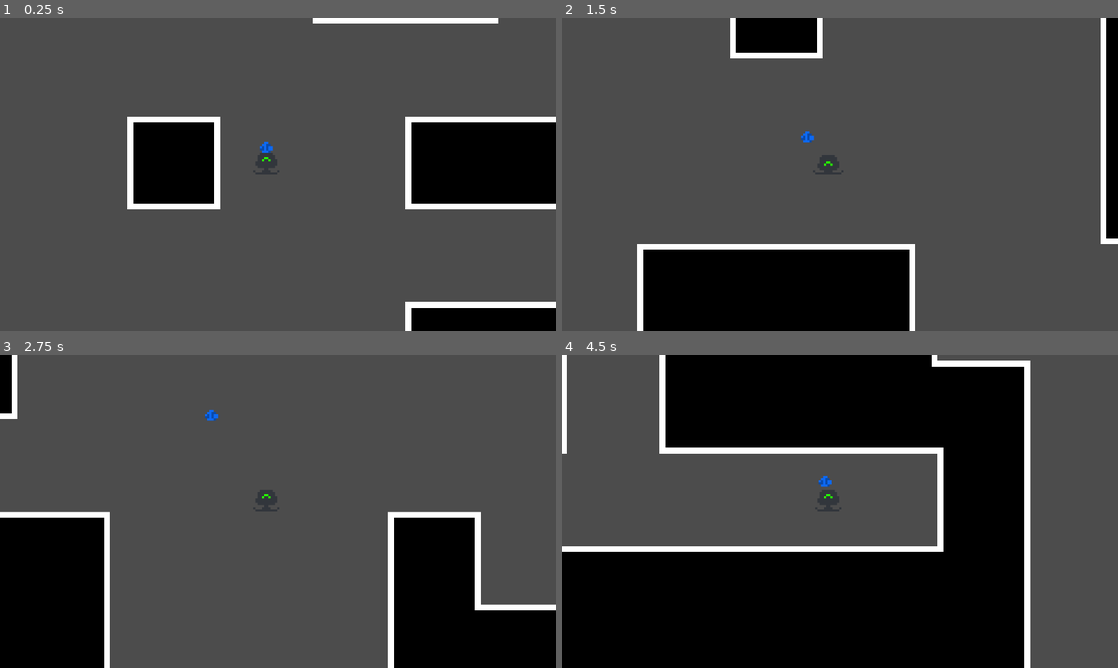
Above: before the commit, frames 1-4 (two rows, left to right).
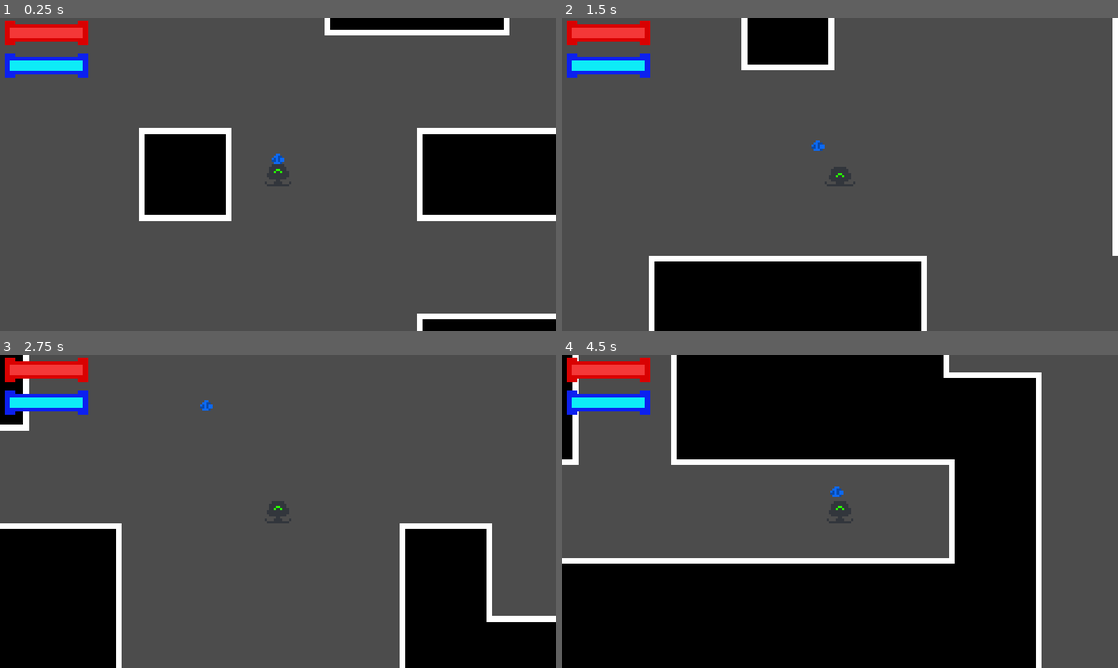
Above: after the commit, the same moments.

Repository: OneTachi/first-summer-jam-2021
Game: Godot game, scene res://World/World.tscn
Two runs of this game, one before a commit and one after it. Both use one fixed random seed, a clock stepped at 60 frames per second and the inputs below.
Inputs (mouse positions are in pixels of both pictures, inside the frame that each line leads up to):
- Up to frame 1 (0.25 s): no input
- Up to frame 2 (1.5 s): tap Enter (ui_accept) at 0.5, 0.77 s; move the mouse to (962, 158) at 0.52 s; hold Right (ui_right) 0.53-1.28 s; click (962, 158) at 0.67 s; move the mouse to (728, 190) at 1.27 s; hold Down (ui_down) from 1.28 s (still down); click (728, 190) at 1.42 s
- Up to frame 3 (2.75 s): tap Enter (ui_accept) at 1.52 s; move the mouse to (333, 442) at 2.02 s; release Down (ui_down) at 2.03 s; hold Right (ui_right) from 2.03 s (still down); click (333, 442) at 2.17 s
- Up to frame 4 (4.5 s): move the mouse to (812, 574) at 2.77 s; release Right (ui_right) at 2.78 s; hold Up (ui_up) 2.78-3.53 s; click (812, 574) at 2.92 s; tap Enter (ui_accept) at 3.02, 3.5, 3.77, 4.25 s; move the mouse to (1006, 558) at 3.52 s; hold Left (ui_left) from 3.53 s (still down); click (1006, 558) at 3.67 s; move the mouse to (673, 464) at 4.27 s; click (673, 464) at 4.42 s

The runs differ from the first frame. In frame 1, 13% of the frame differs, in the area x 0-100%, y 0-100%; in frame 2, 10%; in frame 3, 9.1%; in frame 4, 15%, in the area x 0-87%, y 0-100%.

Commit message:
HP Bar Add

Diff:
--- /dev/null
+++ b/Enemies/LazerBot.gd
@@ -0,0 +1,5 @@
+extends KinematicBody2D
+
+
+func _ready():
+	pass
--- /dev/null
+++ b/Enemies/LazerBot.tscn
@@ -0,0 +1,21 @@
+[gd_scene load_steps=4 format=2]
+
+[ext_resource path="res://Assets/EnemyBot.png" type="Texture" id=1]
+[ext_resource path="res://Enemies/LazerBot.gd" type="Script" id=2]
+
+[sub_resource type="CircleShape2D" id=1]
+radius = 5.16319
+
+[node name="LazerBot" type="KinematicBody2D"]
+collision_layer = 4
+collision_mask = 11
+script = ExtResource( 2 )
+
+[node name="Sprite" type="Sprite" parent="."]
+scale = Vector2( 0.75, 0.75 )
+texture = ExtResource( 1 )
+hframes = 2
+
+[node name="CollisionShape2D" type="CollisionShape2D" parent="."]
+position = Vector2( 0, 0.787451 )
+shape = SubResource( 1 )
--- a/Player/Egg.gd
+++ b/Player/Egg.gd
@@ -1,8 +1,13 @@
 extends KinematicBody2D
 
 onready var player = $"../Player"
+onready var health_bar = $"../CanvasLayer/HR"
+onready var soul_bar = $"../CanvasLayer/SR"
 onready var anim = $AnimationPlayer
 onready var coll_shape = $CollisionShape2D
+onready var hitbox = $Hitbox/CollisionShape2D
+onready var hurtbox = $Hurtbox/CollisionShape2D
+onready var pickupbox = $Pickupbox/CollisionShape2D
 
 const MAX_SPEED = 120
 const MIN_SPEED = 60
@@ -20,12 +25,27 @@
 var max_speed
 var friction = 1
 
+var health setget set_health
+var soul setget set_soul
+
+func set_health(value):
+	health = value
+	health_bar.rect_size.x = 17.3 * value
+
+func set_soul(value):
+	soul = value
+	soul_bar.rect_size.x = 1.73 * value
+
+func _ready():
+	self.health = 10
 
 func _physics_process(delta):
 	match state:
 		CARRY:
 			global_position = player.position + Vector2(0, -5)
 			anim.play("carried")
+			hitbox.disabled = true
+			pickupbox.disabled = true
 
 		THROW:
 			var distance = position.distance_to(mouse_position)
@@ -39,7 +59,7 @@
 				state = ON_FLOOR
 
 		ON_FLOOR:
-			pass
+			pickupbox.disabled = false
 
 func _input(event):
 	if event is InputEventMouseButton and event.button_index == BUTTON_LEFT and state == CARRY:
@@ -47,8 +67,16 @@
 		var egg_position = self.global_position
 		direction = egg_position.direction_to(mouse_position)
 		anim.play("still")
+
+		#Setting Variables
 		throw_speed = MAX_SPEED
 		max_speed = MAX_SPEED
 		min_speed = MIN_SPEED
 		state = THROW
 		friction = 1
+		hitbox.disabled = false
+
+
+func _on_Pickupbox_body_entered(body):
+	if state == ON_FLOOR:
+		state = CARRY
--- a/Player/Egg.tscn
+++ b/Player/Egg.tscn
@@ -44,6 +44,9 @@
 [sub_resource type="CircleShape2D" id=5]
 radius = 2.86869
 
+[sub_resource type="CircleShape2D" id=6]
+radius = 3.99289
+
 [node name="Egg" type="KinematicBody2D"]
 scale = Vector2( 0.75, 0.75 )
 collision_layer = 8
@@ -56,23 +59,36 @@
 frame = 4
 
 [node name="CollisionShape2D" type="CollisionShape2D" parent="."]
+visible = false
 rotation = 1.5708
 shape = SubResource( 1 )
 
 [node name="AnimationPlayer" type="AnimationPlayer" parent="."]
+autoplay = "carried"
 anims/carried = SubResource( 2 )
 anims/still = SubResource( 3 )
 
 [node name="Hitbox" type="Area2D" parent="."]
-collision_layer = 8
+collision_layer = 0
 collision_mask = 4
 
 [node name="CollisionShape2D" type="CollisionShape2D" parent="Hitbox"]
+visible = false
 shape = SubResource( 4 )
 
 [node name="Hurtbox" type="Area2D" parent="."]
-collision_layer = 8
+collision_layer = 0
 collision_mask = 4
 
 [node name="CollisionShape2D" type="CollisionShape2D" parent="Hurtbox"]
+visible = false
 shape = SubResource( 5 )
+
+[node name="Pickupbox" type="Area2D" parent="."]
+collision_layer = 0
+collision_mask = 2
+
+[node name="CollisionShape2D" type="CollisionShape2D" parent="Pickupbox"]
+shape = SubResource( 6 )
+
+[connection signal="body_entered" from="Pickupbox" to="." method="_on_Pickupbox_body_entered"]
--- a/Player/Player.gd
+++ b/Player/Player.gd
@@ -1,4 +1,5 @@
 extends KinematicBody2D
+
 
 
 func _physics_process(delta):
--- a/Player/Player.tscn
+++ b/Player/Player.tscn
@@ -21,19 +21,25 @@
 "update": 1,
 "values": [ 0, 1, 0 ]
 }
+tracks/1/type = "method"
+tracks/1/path = NodePath(".")
+tracks/1/interp = 1
+tracks/1/loop_wrap = true
+tracks/1/imported = false
+tracks/1/enabled = true
+tracks/1/keys = {
+"times": PoolRealArray(  ),
+"transitions": PoolRealArray(  ),
+"values": [  ]
+}
 
 [node name="Player" type="KinematicBody2D"]
 collision_layer = 2
 script = ExtResource( 2 )
 
 [node name="Camera2D" type="Camera2D" parent="."]
-offset = Vector2( 4, 4 )
 current = true
 zoom = Vector2( 0.15, 0.15 )
-drag_margin_left = 0.5
-drag_margin_top = 0.5
-drag_margin_right = 0.5
-drag_margin_bottom = 0.5
 editor_draw_drag_margin = true
 
 [node name="Sprite" type="Sprite" parent="."]
@@ -41,7 +47,6 @@
 scale = Vector2( 0.75, 0.75 )
 texture = ExtResource( 1 )
 hframes = 5
-frame = 1
 
 [node name="CollisionShape2D" type="CollisionShape2D" parent="."]
 visible = false
--- a/World/World.tscn
+++ b/World/World.tscn
@@ -1,7 +1,12 @@
-[gd_scene load_steps=52 format=2]
+[gd_scene load_steps=54 format=2]
 
 [ext_resource path="res://Assets/RandomLevelGenTileset.png" type="Texture" id=1]
 [ext_resource path="res://World/World.gd" type="Script" id=2]
+[ext_resource path="res://Assets/HPBar.png" type="Texture" id=3]
+[ext_resource path="res://Assets/LevelBar.png" type="Texture" id=4]
+
+[sub_resource type="ConvexPolygonShape2D" id=1]
+points = PoolVector2Array( 0, 0, 32, 0, 32, 32, 0, 32 )
 
 [sub_resource type="ConvexPolygonShape2D" id=2]
 points = PoolVector2Array( 0, 0, 32, 0, 32, 32, 0, 32 )
@@ -103,10 +108,10 @@
 points = PoolVector2Array( 0, 0, 32, 0, 32, 32, 0, 32 )
 
 [sub_resource type="ConvexPolygonShape2D" id=35]
-points = PoolVector2Array( 0, 0, 32, 0, 32, 32, 0, 32 )
+points = PoolVector2Array( 0, 32, 32, 32, 32, 32, 0, 32 )
 
 [sub_resource type="ConvexPolygonShape2D" id=36]
-points = PoolVector2Array( 0, 32, 32, 32, 32, 32, 0, 32 )
+points = PoolVector2Array( 0, 0, 32, 0, 32, 32, 0, 32 )
 
 [sub_resource type="ConvexPolygonShape2D" id=37]
 points = PoolVector2Array( 0, 0, 32, 0, 32, 32, 0, 32 )
@@ -144,10 +149,7 @@
 [sub_resource type="ConvexPolygonShape2D" id=48]
 points = PoolVector2Array( 0, 0, 32, 0, 32, 32, 0, 32 )
 
-[sub_resource type="ConvexPolygonShape2D" id=49]
-points = PoolVector2Array( 0, 0, 32, 0, 32, 32, 0, 32 )
-
-[sub_resource type="TileSet" id=1]
+[sub_resource type="TileSet" id=49]
 0/name = "RandomLevelGenTileset.png 0"
 0/texture = ExtResource( 1 )
 0/tex_offset = Vector2( 0, 0 )
@@ -167,296 +169,296 @@
 0/navigation_offset = Vector2( 0, 0 )
 0/shape_offset = Vector2( 0, 0 )
 0/shape_transform = Transform2D( 1, 0, 0, 1, 0, 0 )
-0/shape = SubResource( 2 )
+0/shape = SubResource( 1 )
 0/shape_one_way = false
 0/shape_one_way_margin = 1.0
 0/shapes = [ {
 "autotile_coord": Vector2( 0, 0 ),
 "one_way": false,
 "one_way_margin": 1.0,
+"shape": SubResource( 1 ),
+"shape_transform": Transform2D( 1, 0, 0, 1, 0, 0 )
+}, {
+"autotile_coord": Vector2( 1, 0 ),
+"one_way": false,
+"one_way_margin": 1.0,
 "shape": SubResource( 2 ),
 "shape_transform": Transform2D( 1, 0, 0, 1, 0, 0 )
 }, {
-"autotile_coord": Vector2( 1, 0 ),
+"autotile_coord": Vector2( 2, 0 ),
 "one_way": false,
 "one_way_margin": 1.0,
 "shape": SubResource( 3 ),
 "shape_transform": Transform2D( 1, 0, 0, 1, 0, 0 )
 }, {
-"autotile_coord": Vector2( 2, 0 ),
+"autotile_coord": Vector2( 0, 1 ),
 "one_way": false,
 "one_way_margin": 1.0,
 "shape": SubResource( 4 ),
 "shape_transform": Transform2D( 1, 0, 0, 1, 0, 0 )
 }, {
-"autotile_coord": Vector2( 0, 1 ),
+"autotile_coord": Vector2( 3, 0 ),
 "one_way": false,
 "one_way_margin": 1.0,
 "shape": SubResource( 5 ),
 "shape_transform": Transform2D( 1, 0, 0, 1, 0, 0 )
 }, {
-"autotile_coord": Vector2( 3, 0 ),
+"autotile_coord": Vector2( 1, 1 ),
 "one_way": false,
 "one_way_margin": 1.0,
 "shape": SubResource( 6 ),
 "shape_transform": Transform2D( 1, 0, 0, 1, 0, 0 )
 }, {
-"autotile_coord": Vector2( 1, 1 ),
+"autotile_coord": Vector2( 2, 1 ),
 "one_way": false,
 "one_way_margin": 1.0,
 "shape": SubResource( 7 ),
 "shape_transform": Transform2D( 1, 0, 0, 1, 0, 0 )
 }, {
-"autotile_coord": Vector2( 2, 1 ),
+"autotile_coord": Vector2( 2, 2 ),
 "one_way": false,
 "one_way_margin": 1.0,
 "shape": SubResource( 8 ),
 "shape_transform": Transform2D( 1, 0, 0, 1, 0, 0 )
 }, {
-"autotile_coord": Vector2( 2, 2 ),
+"autotile_coord": Vector2( 1, 2 ),
 "one_way": false,
 "one_way_margin": 1.0,
 "shape": SubResource( 9 ),
 "shape_transform": Transform2D( 1, 0, 0, 1, 0, 0 )
 }, {
-"autotile_coord": Vector2( 1, 2 ),
+"autotile_coord": Vector2( 0, 2 ),
 "one_way": false,
 "one_way_margin": 1.0,
 "shape": SubResource( 10 ),
 "shape_transform": Transform2D( 1, 0, 0, 1, 0, 0 )
 }, {
-"autotile_coord": Vector2( 0, 2 ),
+"autotile_coord": Vector2( 0, 3 ),
 "one_way": false,
 "one_way_margin": 1.0,
 "shape": SubResource( 11 ),
 "shape_transform": Transform2D( 1, 0, 0, 1, 0, 0 )
 }, {
-"autotile_coord": Vector2( 0, 3 ),
+"autotile_coord": Vector2( 1, 3 ),
 "one_way": false,
 "one_way_margin": 1.0,
 "shape": SubResource( 12 ),
 "shape_transform": Transform2D( 1, 0, 0, 1, 0, 0 )
 }, {
-"autotile_coord": Vector2( 1, 3 ),
+"autotile_coord": Vector2( 2, 3 ),
 "one_way": false,
 "one_way_margin": 1.0,
 "shape": SubResource( 13 ),
 "shape_transform": Transform2D( 1, 0, 0, 1, 0, 0 )
 }, {
-"autotile_coord": Vector2( 2, 3 ),
+"autotile_coord": Vector2( 3, 1 ),
 "one_way": false,
 "one_way_margin": 1.0,
 "shape": SubResource( 14 ),
 "shape_transform": Transform2D( 1, 0, 0, 1, 0, 0 )
 }, {
-"autotile_coord": Vector2( 3, 1 ),
+"autotile_coord": Vector2( 3, 2 ),
 "one_way": false,
 "one_way_margin": 1.0,
 "shape": SubResource( 15 ),
 "shape_transform": Transform2D( 1, 0, 0, 1, 0, 0 )
 }, {
-"autotile_coord": Vector2( 3, 2 ),
+"autotile_coord": Vector2( 3, 3 ),
 "one_way": false,
 "one_way_margin": 1.0,
 "shape": SubResource( 16 ),
 "shape_transform": Transform2D( 1, 0, 0, 1, 0, 0 )
 }, {
-"autotile_coord": Vector2( 3, 3 ),
+"autotile_coord": Vector2( 4, 0 ),
 "one_way": false,
 "one_way_margin": 1.0,
 "shape": SubResource( 17 ),
 "shape_transform": Transform2D( 1, 0, 0, 1, 0, 0 )
 }, {
-"autotile_coord": Vector2( 4, 0 ),
+"autotile_coord": Vector2( 5, 0 ),
 "one_way": false,
 "one_way_margin": 1.0,
 "shape": SubResource( 18 ),
 "shape_transform": Transform2D( 1, 0, 0, 1, 0, 0 )
 }, {
-"autotile_coord": Vector2( 5, 0 ),
+"autotile_coord": Vector2( 6, 0 ),
 "one_way": false,
 "one_way_margin": 1.0,
 "shape": SubResource( 19 ),
 "shape_transform": Transform2D( 1, 0, 0, 1, 0, 0 )
 }, {
-"autotile_coord": Vector2( 6, 0 ),
+"autotile_coord": Vector2( 7, 0 ),
 "one_way": false,
 "one_way_margin": 1.0,
 "shape": SubResource( 20 ),
 "shape_transform": Transform2D( 1, 0, 0, 1, 0, 0 )
 }, {
-"autotile_coord": Vector2( 7, 0 ),
+"autotile_coord": Vector2( 8, 0 ),
 "one_way": false,
 "one_way_margin": 1.0,
 "shape": SubResource( 21 ),
 "shape_transform": Transform2D( 1, 0, 0, 1, 0, 0 )
 }, {
-"autotile_coord": Vector2( 8, 0 ),
+"autotile_coord": Vector2( 9, 0 ),
 "one_way": false,
 "one_way_margin": 1.0,
 "shape": SubResource( 22 ),
 "shape_transform": Transform2D( 1, 0, 0, 1, 0, 0 )
 }, {
-"autotile_coord": Vector2( 9, 0 ),
+"autotile_coord": Vector2( 4, 1 ),
 "one_way": false,
 "one_way_margin": 1.0,
 "shape": SubResource( 23 ),
 "shape_transform": Transform2D( 1, 0, 0, 1, 0, 0 )
 }, {
-"autotile_coord": Vector2( 4, 1 ),
+"autotile_coord": Vector2( 5, 1 ),
 "one_way": false,
 "one_way_margin": 1.0,
 "shape": SubResource( 24 ),
 "shape_transform": Transform2D( 1, 0, 0, 1, 0, 0 )
 }, {
-"autotile_coord": Vector2( 5, 1 ),
+"autotile_coord": Vector2( 6, 1 ),
 "one_way": false,
 "one_way_margin": 1.0,
 "shape": SubResource( 25 ),
 "shape_transform": Transform2D( 1, 0, 0, 1, 0, 0 )
 }, {
-"autotile_coord": Vector2( 6, 1 ),
+"autotile_coord": Vector2( 7, 1 ),
 "one_way": false,
 "one_way_margin": 1.0,
 "shape": SubResource( 26 ),
 "shape_transform": Transform2D( 1, 0, 0, 1, 0, 0 )
 }, {
-"autotile_coord": Vector2( 7, 1 ),
+"autotile_coord": Vector2( 8, 1 ),
 "one_way": false,
 "one_way_margin": 1.0,
 "shape": SubResource( 27 ),
 "shape_transform": Transform2D( 1, 0, 0, 1, 0, 0 )
 }, {
-"autotile_coord": Vector2( 8, 1 ),
+"autotile_coord": Vector2( 9, 1 ),
 "one_way": false,
 "one_way_margin": 1.0,
 "shape": SubResource( 28 ),
 "shape_transform": Transform2D( 1, 0, 0, 1, 0, 0 )
 }, {
-"autotile_coord": Vector2( 9, 1 ),
+"autotile_coord": Vector2( 4, 2 ),
 "one_way": false,
 "one_way_margin": 1.0,
 "shape": SubResource( 29 ),
 "shape_transform": Transform2D( 1, 0, 0, 1, 0, 0 )
 }, {
-"autotile_coord": Vector2( 4, 2 ),
+"autotile_coord": Vector2( 5, 2 ),
 "one_way": false,
 "one_way_margin": 1.0,
 "shape": SubResource( 30 ),
 "shape_transform": Transform2D( 1, 0, 0, 1, 0, 0 )
 }, {
-"autotile_coord": Vector2( 5, 2 ),
+"autotile_coord": Vector2( 4, 3 ),
 "one_way": false,
 "one_way_margin": 1.0,
 "shape": SubResource( 31 ),
 "shape_transform": Transform2D( 1, 0, 0, 1, 0, 0 )
 }, {
-"autotile_coord": Vector2( 4, 3 ),
+"autotile_coord": Vector2( 5, 3 ),
 "one_way": false,
 "one_way_margin": 1.0,
 "shape": SubResource( 32 ),
 "shape_transform": Transform2D( 1, 0, 0, 1, 0, 0 )
 }, {
-"autotile_coord": Vector2( 5, 3 ),
+"autotile_coord": Vector2( 4, 4 ),
 "one_way": false,
 "one_way_margin": 1.0,
 "shape": SubResource( 33 ),
 "shape_transform": Transform2D( 1, 0, 0, 1, 0, 0 )
 }, {
-"autotile_coord": Vector2( 4, 4 ),
+"autotile_coord": Vector2( 5, 4 ),
 "one_way": false,
 "one_way_margin": 1.0,
 "shape": SubResource( 34 ),
 "shape_transform": Transform2D( 1, 0, 0, 1, 0, 0 )
 }, {
-"autotile_coord": Vector2( 5, 4 ),
+"autotile_coord": Vector2( 6, 2 ),
 "one_way": false,
 "one_way_margin": 1.0,
 "shape": SubResource( 35 ),
 "shape_transform": Transform2D( 1, 0, 0, 1, 0, 0 )
 }, {
+"autotile_coord": Vector2( 6, 3 ),
+"one_way": false,
+"one_way_margin": 1.0,
+"shape": SubResource( 36 ),
+"shape_transform": Transform2D( 1, 0, 0, 1, 0, 0 )
+}, {
+"autotile_coord": Vector2( 7, 2 ),
+"one_way": false,
+"one_way_margin": 1.0,
+"shape": SubResource( 37 ),
+"shape_transform": Transform2D( 1, 0, 0, 1, 0, 0 )
+}, {
 "autotile_coord": Vector2( 6, 2 ),
 "one_way": false,
 "one_way_margin": 1.0,
-"shape": SubResource( 36 ),
-"shape_transform": Transform2D( 1, 0, 0, 1, 0, 0 )
-}, {
-"autotile_coord": Vector2( 6, 3 ),
-"one_way": false,
-"one_way_margin": 1.0,
-"shape": SubResource( 37 ),
-"shape_transform": Transform2D( 1, 0, 0, 1, 0, 0 )
-}, {
-"autotile_coord": Vector2( 7, 2 ),
-"one_way": false,
-"one_way_margin": 1.0,
 "shape": SubResource( 38 ),
 "shape_transform": Transform2D( 1, 0, 0, 1, 0, 0 )
 }, {
-"autotile_coord": Vector2( 6, 2 ),
+"autotile_coord": Vector2( 7, 3 ),
 "one_way": false,
 "one_way_margin": 1.0,
 "shape": SubResource( 39 ),
 "shape_transform": Transform2D( 1, 0, 0, 1, 0, 0 )
 }, {
-"autotile_coord": Vector2( 7, 3 ),
+"autotile_coord": Vector2( 7, 4 ),
 "one_way": false,
 "one_way_margin": 1.0,
 "shape": SubResource( 40 ),
 "shape_transform": Transform2D( 1, 0, 0, 1, 0, 0 )
 }, {
-"autotile_coord": Vector2( 7, 4 ),
+"autotile_coord": Vector2( 6, 4 ),
 "one_way": false,
 "one_way_margin": 1.0,
 "shape": SubResource( 41 ),
 "shape_transform": Transform2D( 1, 0, 0, 1, 0, 0 )
 }, {
-"autotile_coord": Vector2( 6, 4 ),
+"autotile_coord": Vector2( 8, 4 ),
 "one_way": false,
 "one_way_margin": 1.0,
 "shape": SubResource( 42 ),
 "shape_transform": Transform2D( 1, 0, 0, 1, 0, 0 )
 }, {
-"autotile_coord": Vector2( 8, 4 ),
+"autotile_coord": Vector2( 8, 3 ),
 "one_way": false,
 "one_way_margin": 1.0,
 "shape": SubResource( 43 ),
 "shape_transform": Transform2D( 1, 0, 0, 1, 0, 0 )
 }, {
-"autotile_coord": Vector2( 8, 3 ),
+"autotile_coord": Vector2( 8, 2 ),
 "one_way": false,
 "one_way_margin": 1.0,
 "shape": SubResource( 44 ),
 "shape_transform": Transform2D( 1, 0, 0, 1, 0, 0 )
 }, {
-"autotile_coord": Vector2( 8, 2 ),
+"autotile_coord": Vector2( 9, 2 ),
 "one_way": false,
 "one_way_margin": 1.0,
 "shape": SubResource( 45 ),
 "shape_transform": Transform2D( 1, 0, 0, 1, 0, 0 )
 }, {
-"autotile_coord": Vector2( 9, 2 ),
+"autotile_coord": Vector2( 9, 3 ),
 "one_way": false,
 "one_way_margin": 1.0,
 "shape": SubResource( 46 ),
 "shape_transform": Transform2D( 1, 0, 0, 1, 0, 0 )
 }, {
-"autotile_coord": Vector2( 9, 3 ),
+"autotile_coord": Vector2( 10, 2 ),
 "one_way": false,
 "one_way_margin": 1.0,
 "shape": SubResource( 47 ),
 "shape_transform": Transform2D( 1, 0, 0, 1, 0, 0 )
 }, {
-"autotile_coord": Vector2( 10, 2 ),
+"autotile_coord": Vector2( 10, 3 ),
 "one_way": false,
 "one_way_margin": 1.0,
 "shape": SubResource( 48 ),
-"shape_transform": Transform2D( 1, 0, 0, 1, 0, 0 )
-}, {
-"autotile_coord": Vector2( 10, 3 ),
-"one_way": false,
-"one_way_margin": 1.0,
-"shape": SubResource( 49 ),
 "shape_transform": Transform2D( 1, 0, 0, 1, 0, 0 )
 } ]
 0/z_index = 0
@@ -465,7 +467,41 @@
 script = ExtResource( 2 )
 
 [node name="TileMap" type="TileMap" parent="."]
-tile_set = SubResource( 1 )
+tile_set = SubResource( 49 )
 cell_size = Vector2( 32, 32 )
 collision_mask = 0
 format = 1
+
+[node name="CanvasLayer" type="CanvasLayer" parent="."]
+
+[node name="HR" type="ColorRect" parent="CanvasLayer"]
+margin_left = 19.9332
+margin_top = 16.0
+margin_right = 192.933
+margin_bottom = 51.0
+color = Color( 0.960784, 0.223529, 0.223529, 1 )
+__meta__ = {
+"_edit_use_anchors_": false
+}
+
+[node name="SR" type="ColorRect" parent="CanvasLayer"]
+margin_left = 19.933
+margin_top = 92.9716
+margin_right = 192.933
+margin_bottom = 127.972
+color = Color( 0.054902, 0.929412, 0.972549, 1 )
+__meta__ = {
+"_edit_use_anchors_": false
+}
+
+[node name="HP" type="Sprite" parent="CanvasLayer"]
+position = Vector2( 10.5946, -41.2724 )
+scale = Vector2( 12, 8 )
+texture = ExtResource( 3 )
+centered = false
+
+[node name="Level" type="Sprite" parent="CanvasLayer"]
+position = Vector2( 10.595, 33.9795 )
+scale = Vector2( 12, 8 )
+texture = ExtResource( 4 )
+centered = false
--- a/project.godot
+++ b/project.godot
@@ -28,6 +28,9 @@
 
 window/size/width=1280
 window/size/height=720
+window/size/resizable=false
+window/stretch/mode="2d"
+window/stretch/aspect="keep"
 
 [importer_defaults]
 
@@ -52,6 +55,37 @@
 "svg/scale": 1.0
 }
 
+[input]
+
+ui_left={
+"deadzone": 0.5,
+"events": [ Object(InputEventKey,"resource_local_to_scene":false,"resource_name":"","device":0,"alt":false,"shift":false,"control":false,"meta":false,"command":false,"pressed":false,"scancode":16777231,"unicode":0,"echo":false,"script":null)
+, Object(InputEventJoypadButton,"resource_local_to_scene":false,"resource_name":"","device":0,"button_index":14,"pressure":0.0,"pressed":false,"script":null)
+, Object(InputEventKey,"resource_local_to_scene":false,"resource_name":"","device":0,"alt":false,"shift":false,"control":false,"meta":false,"command":false,"pressed":false,"scancode":65,"unicode":0,"echo":false,"script":null)
+ ]
+}
+ui_right={
+"deadzone": 0.5,
+"events": [ Object(InputEventKey,"resource_local_to_scene":false,"resource_name":"","device":0,"alt":false,"shift":false,"control":false,"meta":false,"command":false,"pressed":false,"scancode":16777233,"unicode":0,"echo":false,"script":null)
+, Object(InputEventJoypadButton,"resource_local_to_scene":false,"resource_name":"","device":0,"button_index":15,"pressure":0.0,"pressed":false,"script":null)
+, Object(InputEventKey,"resource_local_to_scene":false,"resource_name":"","device":0,"alt":false,"shift":false,"control":false,"meta":false,"command":false,"pressed":false,"scancode":68,"unicode":0,"echo":false,"script":null)
+ ]
+}
+ui_up={
+"deadzone": 0.5,
+"events": [ Object(InputEventKey,"resource_local_to_scene":false,"resource_name":"","device":0,"alt":false,"shift":false,"control":false,"meta":false,"command":false,"pressed":false,"scancode":16777232,"unicode":0,"echo":false,"script":null)
+, Object(InputEventJoypadButton,"resource_local_to_scene":false,"resource_name":"","device":0,"button_index":12,"pressure":0.0,"pressed":false,"script":null)
+, Object(InputEventKey,"resource_local_to_scene":false,"resource_name":"","device":0,"alt":false,"shift":false,"control":false,"meta":false,"command":false,"pressed":false,"scancode":87,"unicode":0,"echo":false,"script":null)
+ ]
+}
+ui_down={
+"deadzone": 0.5,
+"events": [ Object(InputEventKey,"resource_local_to_scene":false,"resource_name":"","device":0,"alt":false,"shift":false,"control":false,"meta":false,"command":false,"pressed":false,"scancode":16777234,"unicode":0,"echo":false,"script":null)
+, Object(InputEventJoypadButton,"resource_local_to_scene":false,"resource_name":"","device":0,"button_index":13,"pressure":0.0,"pressed":false,"script":null)
+, Object(InputEventKey,"resource_local_to_scene":false,"resource_name":"","device":0,"alt":false,"shift":false,"control":false,"meta":false,"command":false,"pressed":false,"scancode":83,"unicode":0,"echo":false,"script":null)
+ ]
+}
+
 [layer_names]
 
 2d_physics/layer_1="World"
Binary file added: Assets/EnemyBot.png
Not shown, added: Assets/EnemyBot.png.import
Binary file added: Assets/HPBar.png
Not shown, added: Assets/HPBar.png.import
Binary file added: Assets/LevelBar.png
Not shown, added: Assets/LevelBar.png.import
Not shown, added: Exports/unfinished/favicon.png.import
Not shown, added: Exports/unfinished/index.png.import
Not shown: 1 places in Player/Egg.tscn that only renumber resources
Not shown, added: Exports/unfinished.zip
Not shown, added: Exports/unfinished/favicon.png
Not shown, added: Exports/unfinished/index.audio.worklet.js
(and 5 more such lines)
